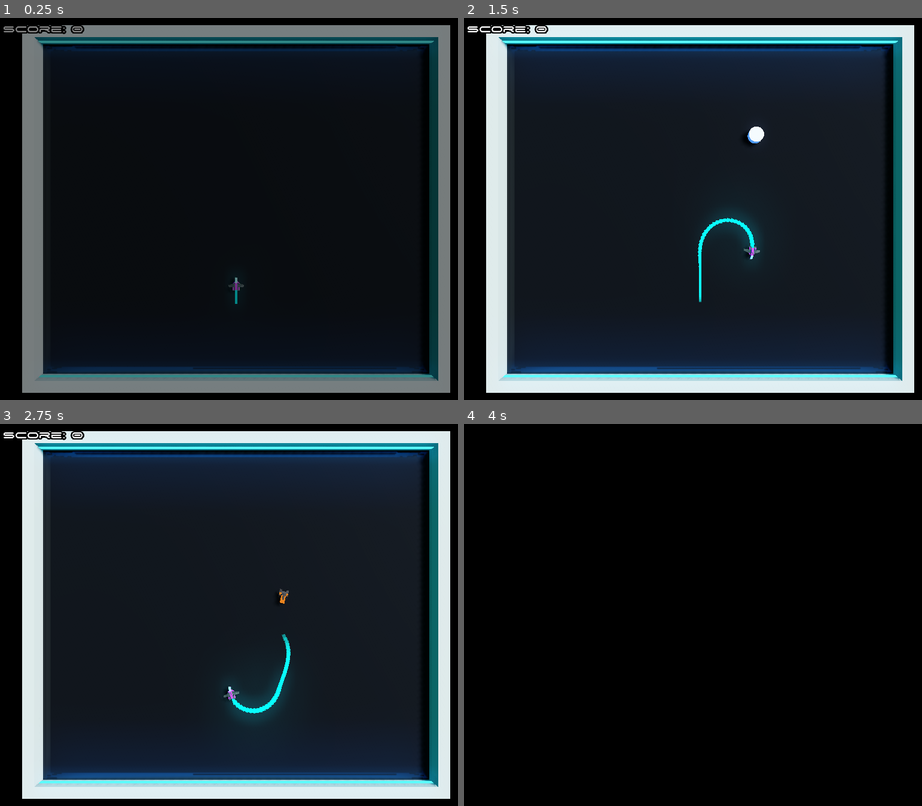
Above: before the commit, frames 1-4 (two rows, left to right).
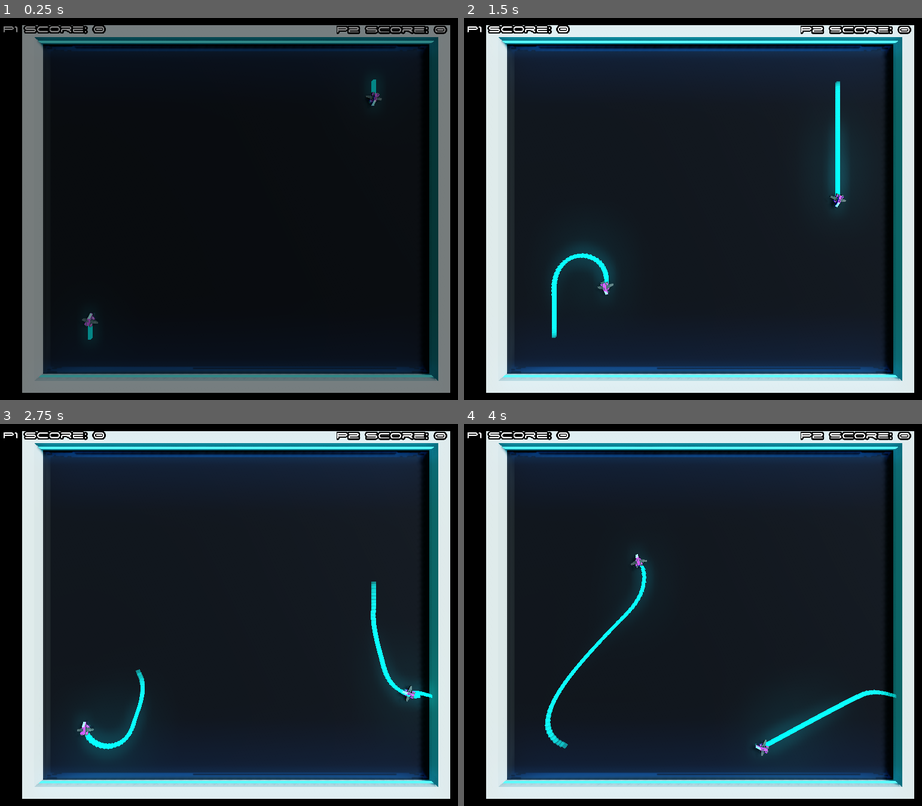
Above: after the commit, the same moments.

Repository: voithos/neoncycles
Game: Godot game, scene res://scenes/Battle.tscn
The game is run twice, just before and just after one commit, with the same random seed, the same clock (stepped at 60 frames per second) and the same inputs. Before the commit the project starts from res://scenes/Arena.tscn.
Inputs:
- Up to frame 1 (0.25 s): no input
- Up to frame 2 (1.5 s): tap Enter (reset_level) at 0.5 s; hold Right (turn_right) 0.53-1.28 s; hold S (p2_slow_down, bound only after the commit) 0.53-1.28 s; tap W (p2_speed_up, bound only after the commit) at 0.8, 1.35 s; hold Down (slow_down) from 1.28 s (still down)
- Up to frame 3 (2.75 s): tap A (p2_turn_left, bound only after the commit) at 1.55 s; release Down (slow_down) at 2.03 s; hold Right (turn_right) from 2.03 s (still down); hold A (p2_turn_left, bound only after the commit) from 2.03 s (still down); tap D (p2_turn_right, bound only after the commit) at 2.3 s
- Up to frame 4 (4 s): release Right (turn_right) at 2.78 s; release A (p2_turn_left, bound only after the commit) at 2.78 s; hold Up (speed_up) 2.78-3.53 s; tap D (p2_turn_right, bound only after the commit) at 2.85 s; tap S (p2_slow_down, bound only after the commit) at 3.05 s; tap Enter (reset_level) at 3.5 s; hold Left (turn_left) from 3.53 s (still down); hold S (p2_slow_down, bound only after the commit) from 3.53 s (still down); tap W (p2_speed_up, bound only after the commit) at 3.8 s

The runs differ from the first frame. In frame 1, 0.8% of the frame differs, in the area x 0-98%, y 1-85%; in frame 2, 3.6%; in frame 3, 3.7%; in frame 4, 88%, in the area x 0-99%, y 1-99%.

Commit message:
Add two player mode.

Diff:
--- a/project.godot
+++ b/project.godot
@@ -11,7 +11,7 @@
 [application]
 
 config/name="NeonCycles"
-run/main_scene="res://scenes/Arena.tscn"
+run/main_scene="res://scenes/Battle.tscn"
 config/icon="res://icon.png"
 
 [autoload]
@@ -62,6 +62,26 @@
 "events": [ Object(InputEventKey,"resource_local_to_scene":false,"resource_name":"","device":0,"alt":false,"shift":false,"control":false,"meta":false,"command":false,"pressed":false,"scancode":16777220,"unicode":0,"echo":false,"script":null)
  ]
 }
+p2_turn_left={
+"deadzone": 0.5,
+"events": [ Object(InputEventKey,"resource_local_to_scene":false,"resource_name":"","device":0,"alt":false,"shift":false,"control":false,"meta":false,"command":false,"pressed":false,"scancode":65,"unicode":0,"echo":false,"script":null)
+ ]
+}
+p2_turn_right={
+"deadzone": 0.5,
+"events": [ Object(InputEventKey,"resource_local_to_scene":false,"resource_name":"","device":0,"alt":false,"shift":false,"control":false,"meta":false,"command":false,"pressed":false,"scancode":68,"unicode":0,"echo":false,"script":null)
+ ]
+}
+p2_speed_up={
+"deadzone": 0.5,
+"events": [ Object(InputEventKey,"resource_local_to_scene":false,"resource_name":"","device":0,"alt":false,"shift":false,"control":false,"meta":false,"command":false,"pressed":false,"scancode":87,"unicode":0,"echo":false,"script":null)
+ ]
+}
+p2_slow_down={
+"deadzone": 0.5,
+"events": [ Object(InputEventKey,"resource_local_to_scene":false,"resource_name":"","device":0,"alt":false,"shift":false,"control":false,"meta":false,"command":false,"pressed":false,"scancode":83,"unicode":0,"echo":false,"script":null)
+ ]
+}
 
 [physics]
 
--- /dev/null
+++ b/scenes/Battle.gd
@@ -0,0 +1,6 @@
+extends Spatial
+
+func _ready():
+    Music.play_battle()
+    # Don't reset score because this is 2-player; but do unpause
+    Score.unpause_score()
--- /dev/null
+++ b/scenes/Battle.tscn
@@ -0,0 +1,179 @@
+[gd_scene load_steps=23 format=2]
+
+[ext_resource path="res://scenes/Player.tscn" type="PackedScene" id=1]
+[ext_resource path="res://assets/dark.material" type="Material" id=2]
+[ext_resource path="res://scenes/Score.tscn" type="PackedScene" id=3]
+[ext_resource path="res://scenes/EnemySpawn.tscn" type="PackedScene" id=4]
+[ext_resource path="res://scenes/Battle.gd" type="Script" id=5]
+[ext_resource path="res://scenes/Camera.tscn" type="PackedScene" id=6]
+[ext_resource path="res://scenes/LevelController.tscn" type="PackedScene" id=7]
+[ext_resource path="res://scenes/Wall.tres" type="Material" id=8]
+[ext_resource path="res://scenes/GlowWall.tres" type="Material" id=9]
+[ext_resource path="res://scenes/Transition.tscn" type="PackedScene" id=10]
+
+[sub_resource type="BoxShape" id=1]
+extents = Vector3( 25, 1, 25 )
+
+[sub_resource type="PlaneMesh" id=2]
+size = Vector2( 70, 60 )
+
+[sub_resource type="BoxShape" id=3]
+extents = Vector3( 28, 1, 25 )
+
+[sub_resource type="BoxShape" id=4]
+extents = Vector3( 45, 1, 1 )
+
+[sub_resource type="CubeMesh" id=5]
+material = ExtResource( 8 )
+size = Vector3( 70, 2, 2 )
+
+[sub_resource type="CubeMesh" id=6]
+material = ExtResource( 9 )
+size = Vector3( 70, 0.5, 0.5 )
+
+[sub_resource type="CubeMesh" id=7]
+material = ExtResource( 8 )
+size = Vector3( 70, 2, 2 )
+
+[sub_resource type="CubeMesh" id=8]
+material = ExtResource( 9 )
+size = Vector3( 70, 0.5, 0.5 )
+
+[sub_resource type="CubeMesh" id=9]
+material = ExtResource( 8 )
+size = Vector3( 62, 2, 2 )
+
+[sub_resource type="CubeMesh" id=10]
+material = ExtResource( 8 )
+size = Vector3( 62, 2, 2 )
+
+[sub_resource type="Environment" id=11]
+background_mode = 1
+ambient_light_color = Color( 0.0431373, 0.203922, 0.203922, 1 )
+ambient_light_sky_contribution = 0.69
+tonemap_mode = 3
+ss_reflections_enabled = true
+ssao_enabled = true
+glow_enabled = true
+
+[sub_resource type="GIProbeData" id=12]
+bounds = AABB( -65.6065, -44.0571, -62.1285, 131.213, 88.1143, 124.257 )
+cell_size = 1.0251
+to_cell_xform = Transform( 0.975514, 0, 0, 0, 0.975514, 0, 0, 0, 0.975514, 64, 42.9783, 60.6072 )
+dynamic_data = PoolIntArray( 0, 8, 128, 128, 128, 1, 0, 0, 1102053376, 1115160576, 1065353216, 1065353216, 1086324736, 1115160576, 0, 1065353216, -1, -1, -1, -1, -1, -1, -1, -1, 0, 0, 8355711, 0 )
+dynamic_range = 4
+bias = 1.5
+normal_bias = 0.0
+propagation = 0.7
+
+[node name="Battle" type="Spatial"]
+script = ExtResource( 5 )
+
+[node name="Floor" type="StaticBody" parent="."]
+
+[node name="CollisionShape" type="CollisionShape" parent="Floor"]
+transform = Transform( 1, 0, 0, 0, 1, 0, 0, 0, 1, 0, -1, 0 )
+shape = SubResource( 1 )
+disabled = true
+
+[node name="MeshInstance" type="MeshInstance" parent="Floor"]
+mesh = SubResource( 2 )
+material/0 = ExtResource( 2 )
+
+[node name="Player" parent="." instance=ExtResource( 1 )]
+transform = Transform( 1, 0, 1.74846e-07, 0, 1, 0, -1.74846e-07, 0, 1, -25.4702, 3.8147e-06, 21.2034 )
+is_two_player_mode = true
+
+[node name="Player2" parent="." instance=ExtResource( 1 )]
+transform = Transform( -1, 0, -8.74228e-08, 0, 1, 0, 8.74228e-08, 0, -1, 24, 0, -21 )
+is_two_player_mode = true
+is_player_two = true
+
+[node name="EnemySpawn" parent="." instance=ExtResource( 4 )]
+spawn_shape = SubResource( 3 )
+spawn_rate = 3.0
+spawn_rate_speedup_time = 30.0
+spawn_rate_max_speedup = 5.0
+is_active = false
+
+[node name="Camera" parent="." instance=ExtResource( 6 )]
+
+[node name="DirectionalLight" type="DirectionalLight" parent="."]
+transform = Transform( -0.424626, -0.640192, 0.640192, 0, 0.707107, 0.707107, -0.905369, 0.300256, -0.300256, 8.44223, 13, 0.0280476 )
+shadow_enabled = true
+
+[node name="Wall1" type="StaticBody" parent="."]
+transform = Transform( 1, 0, 0, 0, 1, 0, 0, 0, 1, 0, 0, 31 )
+collision_layer = 5
+collision_mask = 5
+
+[node name="CollisionShape" type="CollisionShape" parent="Wall1"]
+shape = SubResource( 4 )
+
+[node name="MeshInstance" type="MeshInstance" parent="Wall1"]
+transform = Transform( 1, 0, 0, 0, 1, 0, 0, 0, 1, 0, 0.622441, -1 )
+mesh = SubResource( 5 )
+material/0 = null
+
+[node name="MeshInstance2" type="MeshInstance" parent="Wall1"]
+transform = Transform( 1, 0, 0, 0, 1, 0, 0, 0, 1, 0, 0.622441, -1.79049 )
+mesh = SubResource( 6 )
+material/0 = null
+
+[node name="Wall2" type="StaticBody" parent="."]
+transform = Transform( 1, 0, 0, 0, 1, 0, 0, 0, 1, 0, 0, -30 )
+collision_layer = 5
+collision_mask = 5
+
+[node name="CollisionShape" type="CollisionShape" parent="Wall2"]
+shape = SubResource( 4 )
+
+[node name="MeshInstance" type="MeshInstance" parent="Wall2"]
+transform = Transform( 1, 0, 0, 0, 1, 0, 0, 0, 1, 0, 0.622441, 0 )
+mesh = SubResource( 7 )
+material/0 = null
+
+[node name="MeshInstance2" type="MeshInstance" parent="Wall2"]
+transform = Transform( 1, 0, 0, 0, 1, 0, 0, 0, 1, 0, 0.622441, 0.828094 )
+mesh = SubResource( 8 )
+material/0 = null
+
+[node name="Wall3" type="StaticBody" parent="."]
+transform = Transform( -4.37114e-08, 0, -1, 0, 1, 0, 1, 0, -4.37114e-08, -35, 0, 0 )
+collision_layer = 5
+collision_mask = 5
+
+[node name="CollisionShape" type="CollisionShape" parent="Wall3"]
+shape = SubResource( 4 )
+
+[node name="MeshInstance" type="MeshInstance" parent="Wall3"]
+transform = Transform( 1, 0, 0, 0, 1, 0, 0, 0, 1, 0, 0.622441, 0 )
+mesh = SubResource( 9 )
+material/0 = null
+
+[node name="Wall4" type="StaticBody" parent="."]
+transform = Transform( -4.37114e-08, 0, -1, 0, 1, 0, 1, 0, -4.37114e-08, 35, 0, 0 )
+collision_layer = 5
+collision_mask = 5
+
+[node name="CollisionShape" type="CollisionShape" parent="Wall4"]
+shape = SubResource( 4 )
+
+[node name="MeshInstance" type="MeshInstance" parent="Wall4"]
+transform = Transform( 1, 0, 0, 0, 1, 0, 0, 0, 1, 0, 0.622441, 0 )
+mesh = SubResource( 10 )
+material/0 = null
+
+[node name="WorldEnvironment" type="WorldEnvironment" parent="."]
+environment = SubResource( 11 )
+
+[node name="Score" parent="." instance=ExtResource( 3 )]
+is_two_player = true
+
+[node name="LevelController" parent="." instance=ExtResource( 7 )]
+
+[node name="GIProbe" type="GIProbe" parent="."]
+extents = Vector3( 65.6065, 44.0571, 62.1285 )
+data = SubResource( 12 )
+
+[node name="transition" parent="." instance=ExtResource( 10 )]
--- a/scenes/Craft.gd
+++ b/scenes/Craft.gd
@@ -75,7 +75,7 @@
     t.timeout = timeout
     t.collision_layer_bit = collision_layer_bit
     t.enemy_layer_bit = enemy_layer_bit
-    t.translation = translation - direction
+    t.global_transform.origin = global_transform.origin - direction
     t.look_at(global_transform.origin, Vector3.UP)
 
 func _die():
--- a/scenes/MainMenu.gd
+++ b/scenes/MainMenu.gd
@@ -14,3 +14,12 @@
 
 func _load_arena():
     get_tree().change_scene("res://scenes/Arena.tscn")
+
+
+func _on_MultiPlayer_pressed():
+    var transition = get_tree().get_nodes_in_group("transition")[0]
+    transition.connect("fade_complete", self, "_load_battle")
+    transition.begin_fade()
+
+func _load_battle():
+    get_tree().change_scene("res://scenes/Battle.tscn")
--- a/scenes/Player.gd
+++ b/scenes/Player.gd
@@ -11,21 +11,44 @@
 const TRAIL_PER_SECOND = 40
 const TRAIL_TIMEOUT = 1.5
 
+export (bool) var is_two_player_mode = false
+export (bool) var is_player_two = false
+
 func _ready():
     add_to_group("Player")
     is_enemy = false
 
+func enable_two_player(is_p2):
+    is_two_player_mode = true
+    is_player_two = is_p2
+    if is_p2:
+        direction = Vector3.BACK
+        target_rotation = PI
+        current_rotation = target_rotation
+
 func _physics_process(delta):
-    if Input.is_action_pressed("turn_left"):
-        target_rotation += ROTATION_RATE * delta
-    if Input.is_action_pressed("turn_right"):
-        target_rotation -= ROTATION_RATE * delta
-    if Input.is_action_pressed("speed_up"):
-        target_speed = FAST_SPEED
-    elif Input.is_action_pressed("slow_down"):
-        target_speed = SLOW_SPEED
+    if !is_player_two:
+        if Input.is_action_pressed("turn_left"):
+            target_rotation += ROTATION_RATE * delta
+        if Input.is_action_pressed("turn_right"):
+            target_rotation -= ROTATION_RATE * delta
+        if Input.is_action_pressed("speed_up"):
+            target_speed = FAST_SPEED
+        elif Input.is_action_pressed("slow_down"):
+            target_speed = SLOW_SPEED
+        else:
+            target_speed = DEFAULT_SPEED
     else:
-        target_speed = DEFAULT_SPEED
+        if Input.is_action_pressed("p2_turn_left"):
+            target_rotation += ROTATION_RATE * delta
+        if Input.is_action_pressed("p2_turn_right"):
+            target_rotation -= ROTATION_RATE * delta
+        if Input.is_action_pressed("p2_speed_up"):
+            target_speed = FAST_SPEED
+        elif Input.is_action_pressed("p2_slow_down"):
+            target_speed = SLOW_SPEED
+        else:
+            target_speed = DEFAULT_SPEED
 
     current_rotation = lerp(current_rotation, target_rotation, ROTATION_ACCEL * delta)
     direction = Vector3.FORWARD.rotated(Vector3.UP, current_rotation)
@@ -41,6 +64,14 @@
     _die()
 
 func _die():
+    if is_dying:
+        return
     var level = get_tree().get_nodes_in_group("level")[0]
     level.done()
+    if is_two_player_mode:
+        if is_player_two:
+            Score.increment_score()
+        else:
+            Score.increment_p2_score()
+        Score.pause_score()
     ._die()
--- a/scenes/Player.tscn
+++ b/scenes/Player.tscn
@@ -1,8 +1,9 @@
-[gd_scene load_steps=6 format=2]
+[gd_scene load_steps=7 format=2]
 
 [ext_resource path="res://scenes/PlayerCraft.tscn" type="PackedScene" id=1]
 [ext_resource path="res://scenes/Player.gd" type="Script" id=2]
 [ext_resource path="res://scenes/Explosion.tscn" type="PackedScene" id=3]
+[ext_resource path="res://scenes/PlayerSpatial.gd" type="Script" id=4]
 
 [sub_resource type="CylinderShape" id=1]
 height = 0.75
@@ -11,6 +12,7 @@
 height = 0.75
 
 [node name="Player" type="Spatial"]
+script = ExtResource( 4 )
 
 [node name="Body" type="KinematicBody" parent="."]
 script = ExtResource( 2 )
--- /dev/null
+++ b/scenes/PlayerSpatial.gd
@@ -0,0 +1,10 @@
+extends Spatial
+
+export (bool) var is_two_player_mode = false
+export (bool) var is_player_two = false
+
+func _ready():
+    # Ultra-hack :\ Bleh.
+    # This is what I get for self-imposing a 24-hour
+    if is_two_player_mode:
+        $Body.enable_two_player(is_player_two)
--- a/scenes/Score.gd
+++ b/scenes/Score.gd
@@ -1,7 +1,20 @@
 extends CanvasLayer
+
+export (bool) var is_two_player = false
 
 func _ready():
     Score.connect("score_changed", self, "score_changed")
+    Score.connect("p2_score_changed", self, "p2_score_changed")
+    Score.send_updates()
+
+    if !is_two_player:
+        $P2Score.hide()
 
 func score_changed(score):
-    $RichTextLabel.text = "Score: " + str(score)
+    if is_two_player:
+        $RichTextLabel.text = "P1 Score: " + str(score)
+    else:
+        $RichTextLabel.text = "Score: " + str(score)
+
+func p2_score_changed(score):
+    $P2Score.text = "P2 Score: " + str(score)
--- a/scenes/Score.tscn
+++ b/scenes/Score.tscn
@@ -15,7 +15,7 @@
 [node name="RichTextLabel" type="RichTextLabel" parent="."]
 margin_left = 15.0
 margin_top = 13.0
-margin_right = 288.0
+margin_right = 391.0
 margin_bottom = 81.0
 custom_fonts/normal_font = SubResource( 2 )
 bbcode_text = "Score: 0"
@@ -23,3 +23,15 @@
 __meta__ = {
 "_edit_use_anchors_": false
 }
+
+[node name="P2Score" type="RichTextLabel" parent="."]
+margin_left = 908.0
+margin_top = 14.0
+margin_right = 1260.0
+margin_bottom = 82.0
+custom_fonts/normal_font = SubResource( 2 )
+bbcode_text = "Score: 0"
+text = "Score: 0"
+__meta__ = {
+"_edit_use_anchors_": false
+}
--- a/scripts/Score.gd
+++ b/scripts/Score.gd
@@ -1,12 +1,35 @@
 extends Node
 
 var score = 0
+var p2_score = 0
+var is_paused = false
 signal score_changed
+signal p2_score_changed
 
 func increment_score():
+    if is_paused:
+        return
     score += 1
-    emit_signal("score_changed", score)
+    send_updates()
+
+func increment_p2_score():
+    if is_paused:
+        return
+    p2_score += 1
+    send_updates()
 
 func reset():
     score = 0
+    p2_score = 0
+    is_paused = false
+    send_updates()
+
+func send_updates():
     emit_signal("score_changed", score)
+    emit_signal("p2_score_changed", p2_score)
+
+func pause_score():
+    is_paused = true
+
+func unpause_score():
+    is_paused = false
Not shown, changed: scenes/MainMenu.tscn
